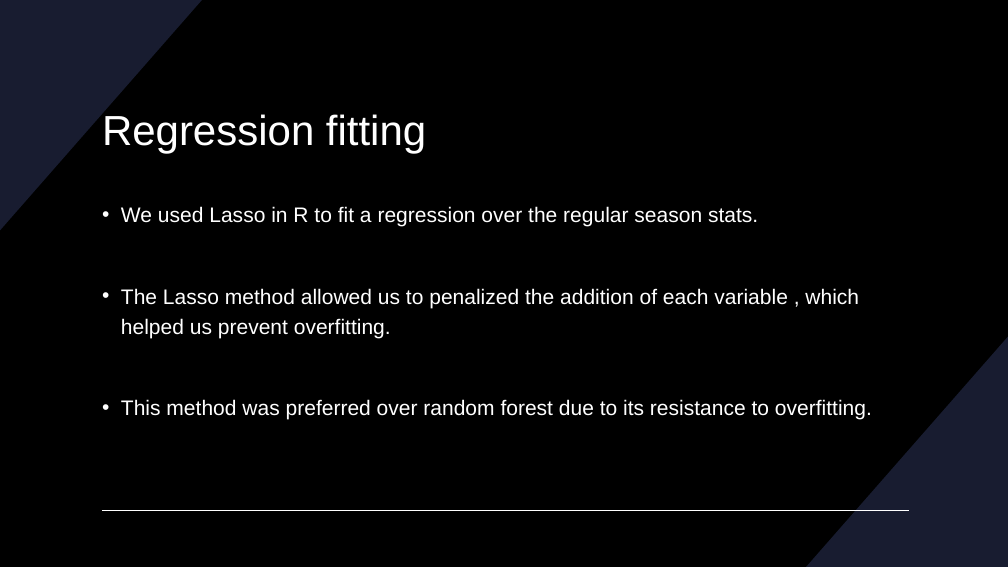
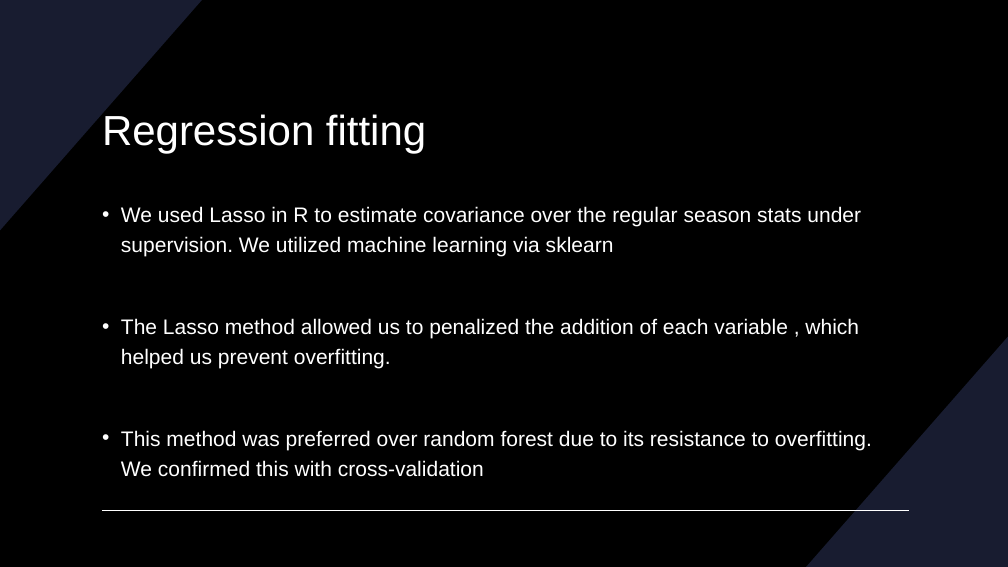
Before and after one commit to crawleyliam/NBA_playoff_bracket, a slide deck: slide 6 of NBA Playoff Powerpoint.pptx (slide 4 before the commit). Drawn at 1008x567 pixels with LibreOffice and Linux fonts; fonts in the diff are those of the drawing. Boxes give left, top, right and bottom in pixels: in the first picture for what was removed or moved away, otherwise in the second. Text is boxed around its words. In the diff, an @@ line names an element or a change of style, - is before the commit and + after.

```diff
--- a/NBA Playoff Powerpoint.pptx
+++ b/NBA Playoff Powerpoint.pptx
@@ text at (x1=121, y1=206, x2=861, y2=257): text changed @@
-• We used Lasso in R to fit a regression over the regular season stats.
+• We used Lasso in R to estimate covariance over the regular season stats under supervision. We utilized machine learning via sklearn
@@ text at (x1=121, y1=430, x2=872, y2=477): text changed @@
-• This method was preferred over random forest due to its resistance to overfitting.
+• This method was preferred over random forest due to its resistance to overfitting. We confirmed this with cross-validation
```
Also in this commit, not shown: 1 other slide changed, 4 slides added, 1 slide removed.
